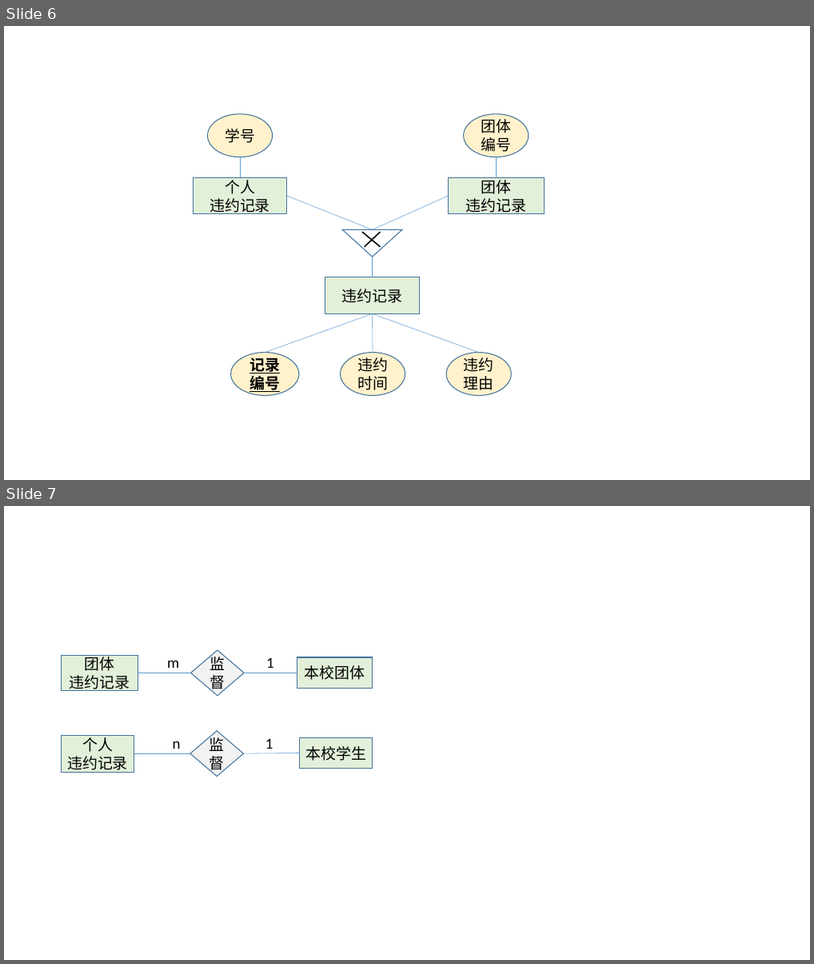
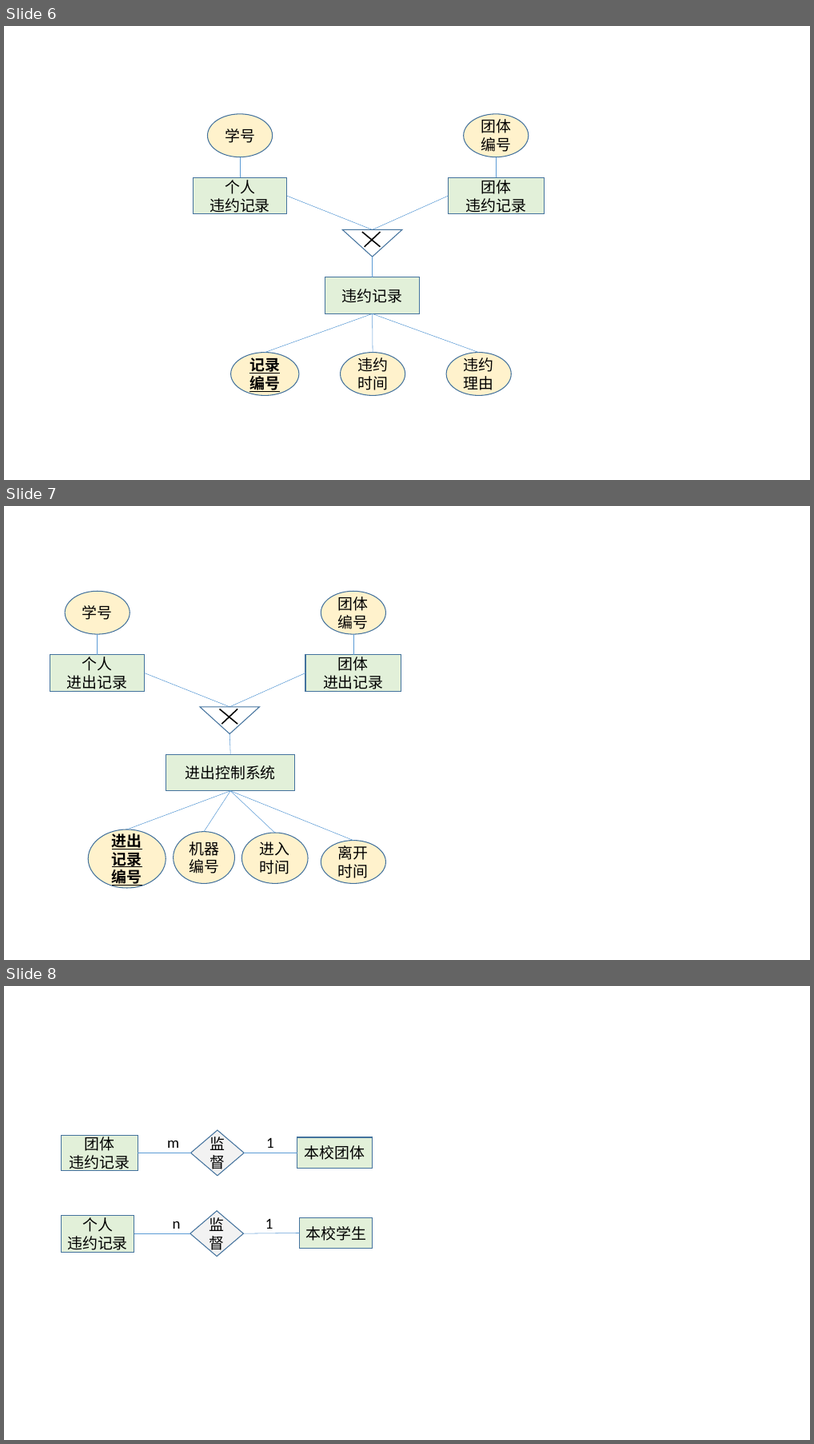
Before and after one commit to huangqiuyu/Database_BUAA, a slide deck: ours/E-R图初稿.pptx. Shown one above the other, each under a label of ours: slides 6 and 7 before the commit, slides 6, 7 and 8 after it. The pictures are 814x964 and 814x1444 pixels, drawn with LibreOffice and Linux fonts; fonts in the diff are those of the drawing. Boxes give left, top, right and bottom in pixels: in the first picture for what was removed or moved away, otherwise in the second. Text is boxed around its words. In the diff, an @@ line names an element or a change of style, - is before the commit and + after.

```diff
--- a/ours/E-R图初稿.pptx
+++ b/ours/E-R图初稿.pptx
@@ slide 7 added at <box>4,506,810,960</box>, background #FFFFFF @@
@@ ellipse added at <box>65,592,130,634</box>, fill #FFF2CC, outline #43739E 1 pt, 18 pt, text #000000 @@
+学号
@@ ellipse added at <box>321,592,386,634</box>, fill #FFF2CC, outline #43739E 1 pt, 18 pt, text #000000 @@
+团体编号
@@ line added from (97, 634) to (97, 655), #5B9BD5 0.5 pt @@
@@ line added from (354, 634) to (354, 655), #5B9BD5 0.5 pt @@
@@ rectangle added at <box>50,655,144,691</box>, fill #E2F0D9, outline #43739E 1 pt, 18 pt, text #000000 @@
+个人
+进出记录
@@ line added from (144, 673) to (230, 707), #5B9BD5 0.5 pt @@
@@ line added from (230, 707) to (306, 673), #5B9BD5 0.5 pt @@
@@ rectangle added at <box>306,655,402,691</box>, fill #E2F0D9, outline #43739E 1 pt, 18 pt, text #000000 @@
+团体
+进出记录
@@ flow chart merge added at <box>200,707,260,734</box>, outline #43739E 1 pt @@
@@ line added from (220, 708) to (238, 724), #000000 1.5 pt @@
@@ line added from (222, 724) to (238, 708), #000000 1.5 pt @@
@@ line added from (231, 754) to (230, 733), #5B9BD5 0.5 pt @@
@@ rectangle added at <box>166,754,295,790</box>, fill #E2F0D9, outline #43739E 1 pt, 18 pt, text #000000 @@
+进出控制系统
@@ line added from (127, 829) to (231, 791), #5B9BD5 0.5 pt @@
@@ line added from (231, 791) to (204, 832), #5B9BD5 0.5 pt @@
@@ line added from (275, 832) to (231, 791), #5B9BD5 0.5 pt @@
@@ line added from (354, 840) to (231, 791), #5B9BD5 0.5 pt @@
@@ ellipse added at <box>88,829,166,888</box>, fill #FFF2CC, outline #43739E 1 pt, 18 pt, text #000000, bold, underline @@
+进出记录编号
@@ ellipse added at <box>174,832,235,884</box>, fill #FFF2CC, outline #43739E 1 pt, 18 pt, text #000000 @@
+机器编号
@@ ellipse added at <box>242,832,308,884</box>, fill #FFF2CC, outline #43739E 1 pt, 18 pt, text #000000 @@
+进入时间
@@ ellipse added at <box>321,840,386,883</box>, fill #FFF2CC, outline #43739E 1 pt, 18 pt, text #000000 @@
+离开时间
@@ what was slide 7 is now slide 8 @@
```
Also in this commit, not shown: 1 slide changed, 1 other file.
